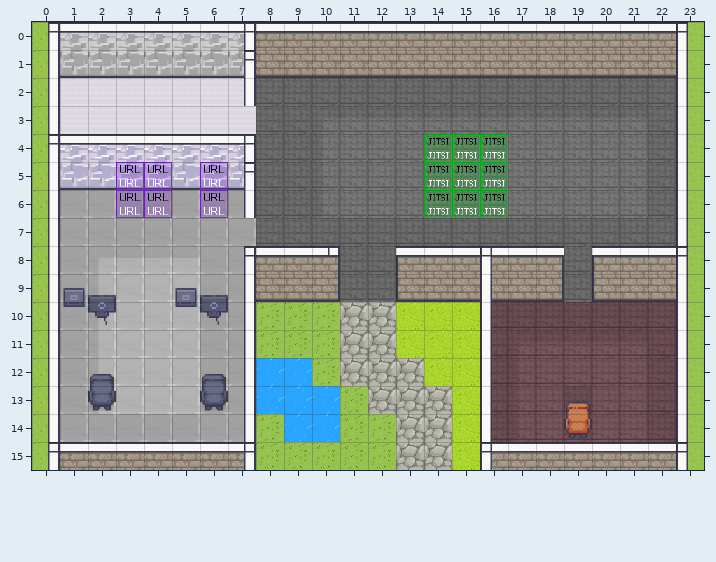
Tiled map (JSON), stored at office.tmj. The picture above is the old version.
Cells are 32x32 px. Shown: x 0..23, y 0..15. Not drawn, because the pictures are missing: unchanged layers "Interior -1", "Interior 0", "Interior 1".
And afterwards:
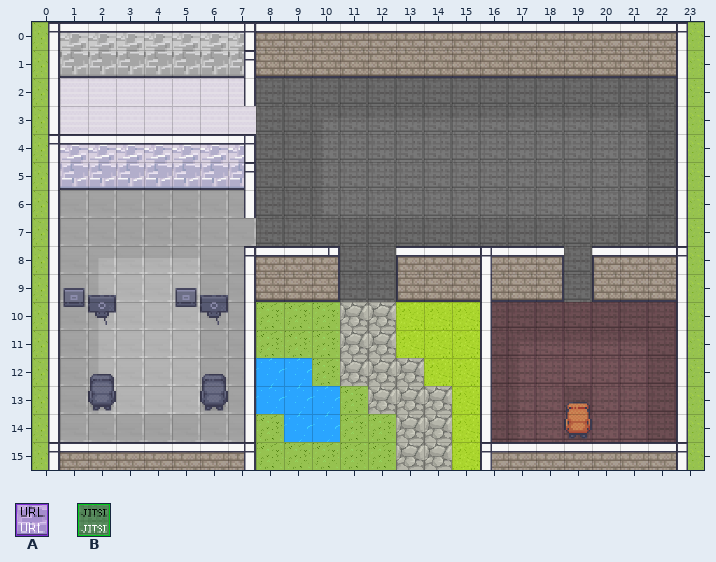
Key: from "WA_Special_Zones": A 8, B 9.
_ is an empty cell.
See-through tiles are keyed as they look on the map.
Message: Meeting Cafebar
Change:
Layer "Websites/Meeting" (now hidden):
y 4..6: x 14..16 BBB -> ___
Layer "Websites/Lagerbuch DevOps" (now hidden):
y 5..6: x 3..4 AA -> __
Layer "Websites/Terminal" (now hidden):
y 5..6: x 6 A -> _
Boxes around the changes in both pictures, in picture pixels (x1, y1, x2, y2):
removed: (424, 134, 508, 218)
removed: (116, 162, 172, 218)
removed: (200, 162, 228, 218)
